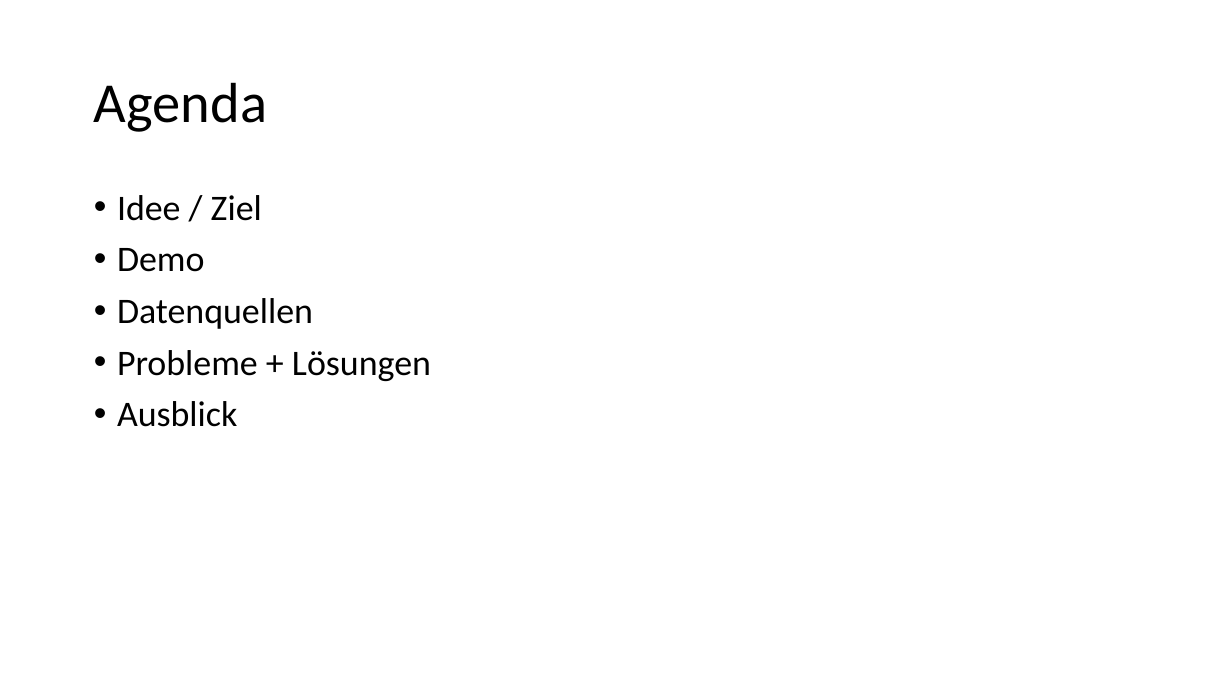
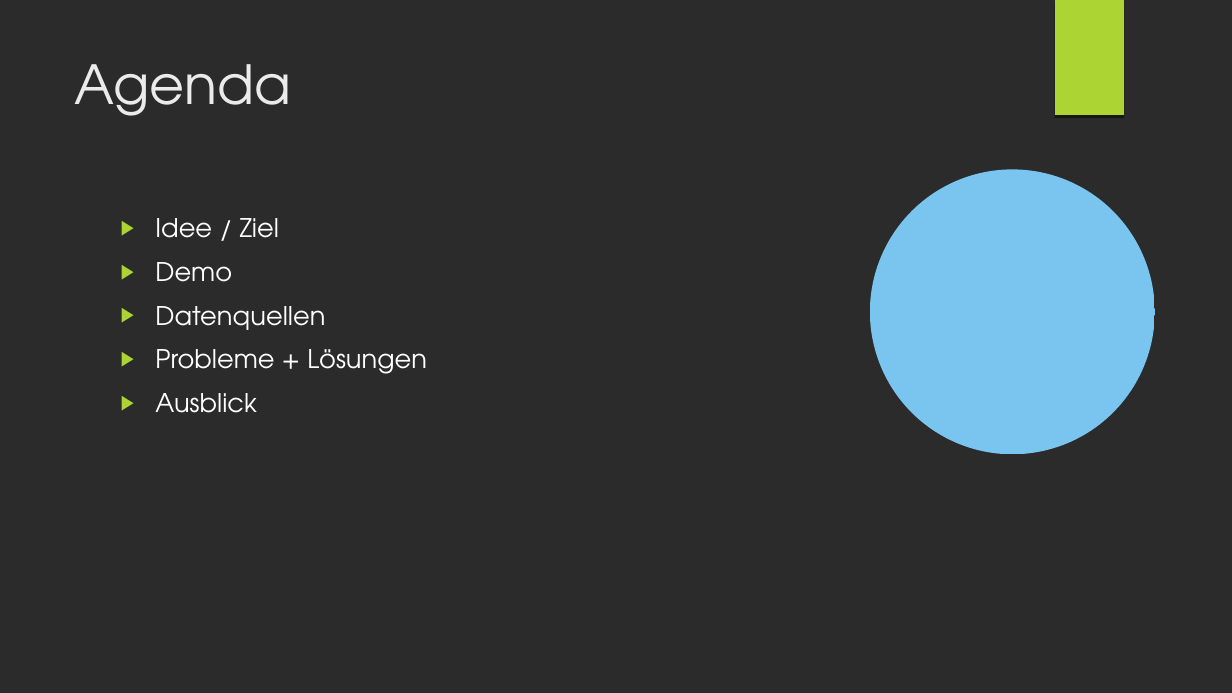
Before and after one commit to wolfkarl/MusicMashup, a slide deck: slide 2 of vortrag/MusicMashup_Zwischen.odp. Drawn at 1232x693 pixels with LibreOffice and Linux fonts; fonts in the diff are those of the drawing; background and template pictures are left out; a plain dark background stands for a picture behind light text. Boxes give left, top, right and bottom in pixels: in the first picture for what was removed or moved away, otherwise in the second. Text is boxed around its words. In the diff, an @@ line names an element or a change of style, - is before the commit and + after.

```diff
--- a/vortrag/MusicMashup_Zwischen.odp
+++ b/vortrag/MusicMashup_Zwischen.odp
@@ background #FFFFFF to picture (left out) @@
@@ freeform shape added at [1055,0,1124,116], fill #ACD433 @@
@@ title "Agenda": place and size @@
-title "Agenda" at [94,82,267,132]
+title "Agenda" at [75,64,292,116]
@@ title "Agenda" at [75,64,292,116]: size 44 to 42 pt, font Calibri to TeX Gyre Adventor, text colour #000000 to #EBEBEB; line spacing 0.9 to 1; vertical alignment middle to top @@
@@ freeform shape added at [870,169,1154,454], fill #7AC4F0 @@
@@ text "Idee / Ziel": place and size @@
-text "Idee / Ziel" at [117,195,431,427]
+text "Idee / Ziel" at [155,218,427,413]
@@ text "Idee / Ziel" at [155,218,427,413]: size 28 to 20 pt, font Calibri to TeX Gyre Adventor, text colour #000000 to #FFFFFF; bullet • to ▶; line spacing 0.9 to 1; bullet colour #000000 to #ACD433 @@
```
Also in this commit, not shown: 2 other slides changed, 13 slides added, 4 slides removed, 1 other file.
